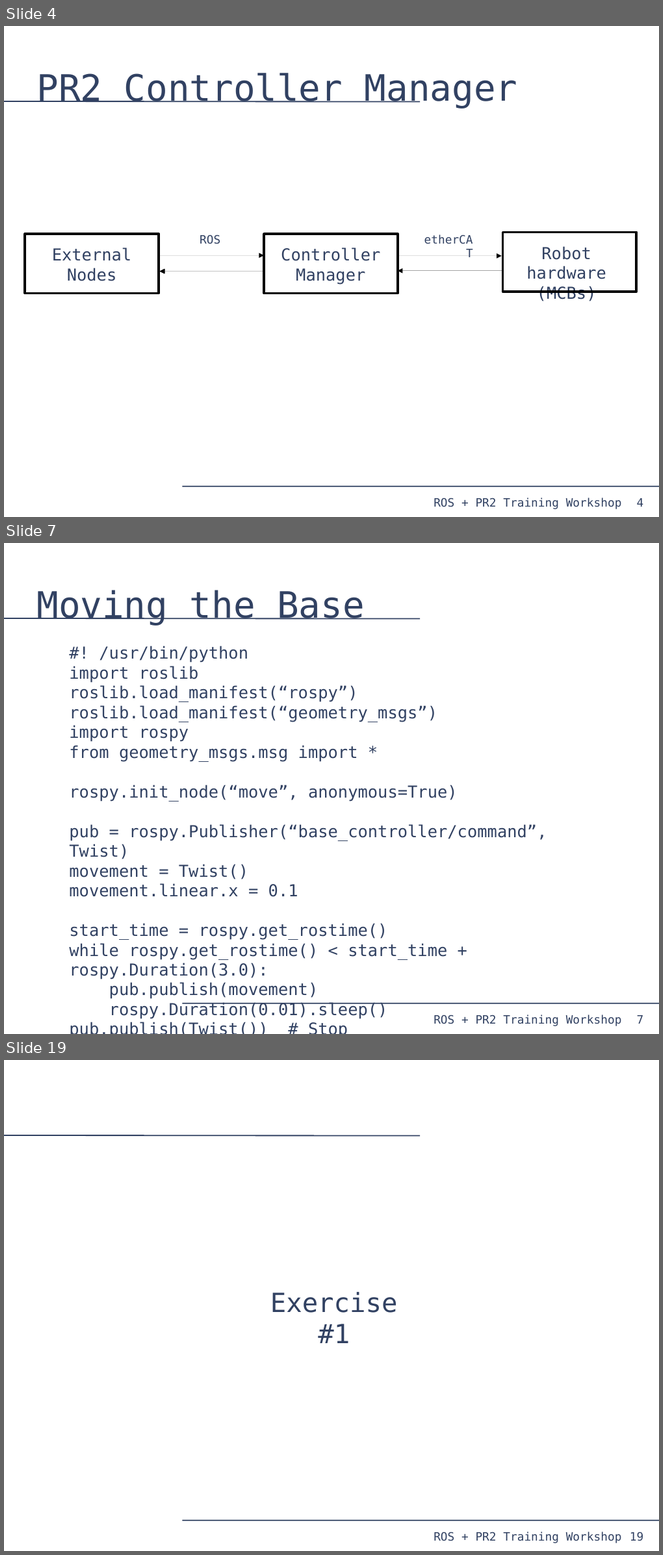
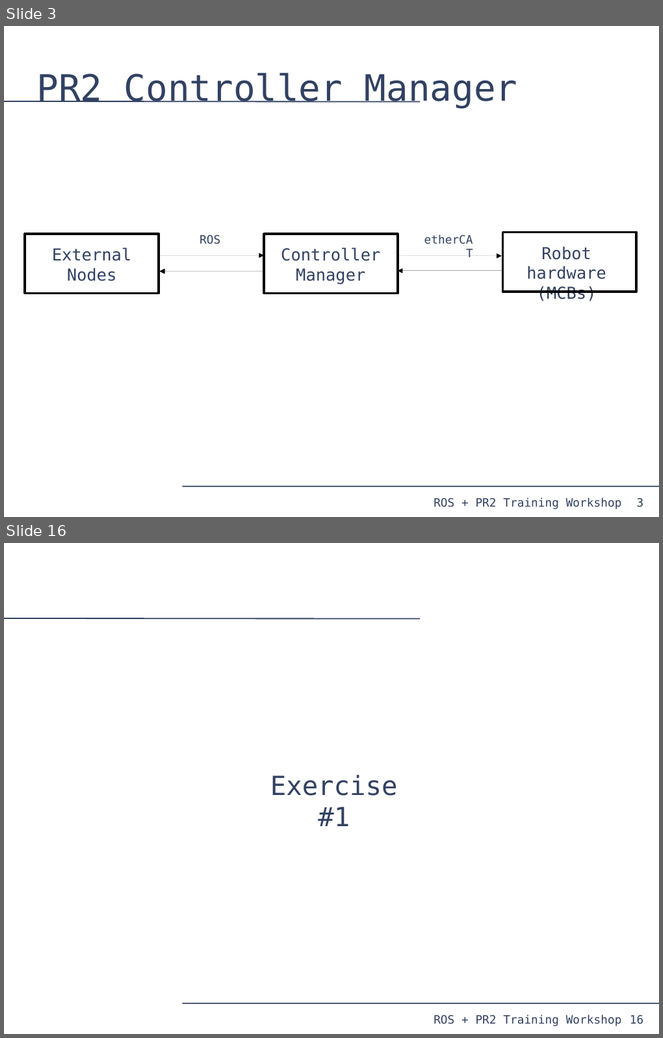
Before and after one commit to PR2/pr2_docs, a slide deck: pr2_training_workshop/moving_mechanism/slides.odp. Shown one above the other, each under a label of ours: slides 4, 7 and 19 before the commit, slides 3 and 16 after it; the slides between them are not shown. The pictures are 663x1555 and 663x1038 pixels, drawn with LibreOffice and Linux fonts; fonts in the diff are those of the drawing. Boxes give left, top, right and bottom in pixels: in the first picture for what was removed or moved away, otherwise in the second. Text is boxed around its words. In the diff, an @@ line names an element or a change of style, - is before the commit and + after.

Commit message:
Presentation stripped to be a demonstration, finished up to trajectory/arm control.

```diff
--- a/pr2_training_workshop/moving_mechanism/slides.odp
+++ b/pr2_training_workshop/moving_mechanism/slides.odp
@@ slide 7 removed at box(4, 543, 659, 1034), background #FFFFFF; not listed: 4 template elements that a slide beside it also shows @@
@@ title removed at box(36, 590, 365, 626) @@
-Moving the Base
@@ text removed at box(69, 646, 547, 1019) @@
-#! /usr/bin/python
-import roslib
-roslib.load_manifest(“rospy”)
-roslib.load_manifest(“geometry_msgs”)
-import rospy
-from geometry_msgs.msg import *
-rospy.init_node(“move”, anonymous=True)
-pub = rospy.Publisher(“base_controller/command”, Twist)
-movement = Twist()
-movement.linear.x = 0.1
-start_time = rospy.get_rostime()
-while rospy.get_rostime() < start_time + rospy.Duration(3.0):
-pub.publish(movement)
-rospy.Duration(0.01).sleep()
-pub.publish(Twist()) # Stop
@@ what was slide 4 is now slide 3 @@
@@ page number at box(637, 499, 644, 508): text changed @@
-4
+3
@@ what was slide 19 is now slide 16 @@
@@ page number at box(630, 1016, 644, 1025): text changed @@
-19
+16
```
Also in this commit, not shown: 1 slide changed, 12 slides added, 13 other slides removed, 7 other files.
